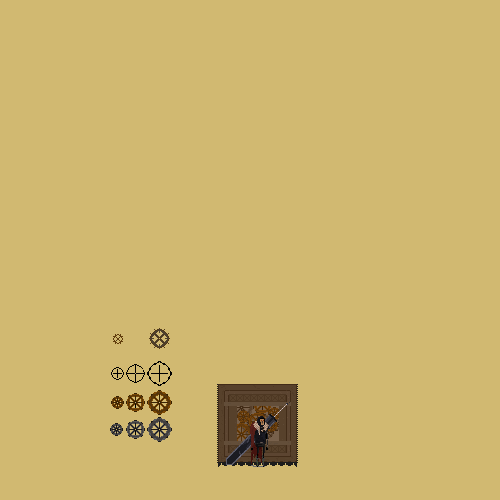
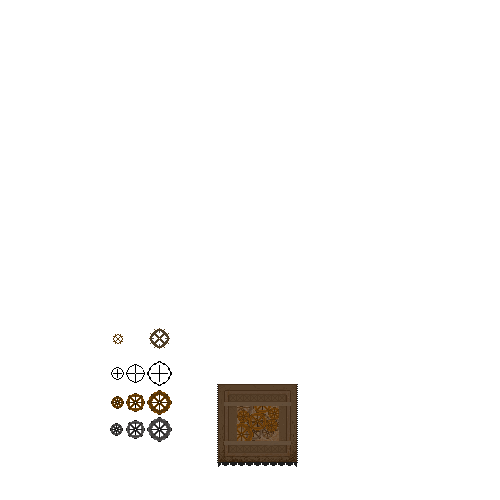
Comparing the layer stacks of the two (500, 500) images. Changes:
hid group "Design 1" (14 layers) over [226, 402, 331, 476]
painted on "wethering 2" over [217, 385, 297, 463]
added layer "Layer 2" above "greay cogs" over [237, 406, 279, 441]
hid "Layer 0" over [0, 0, 500, 500]
